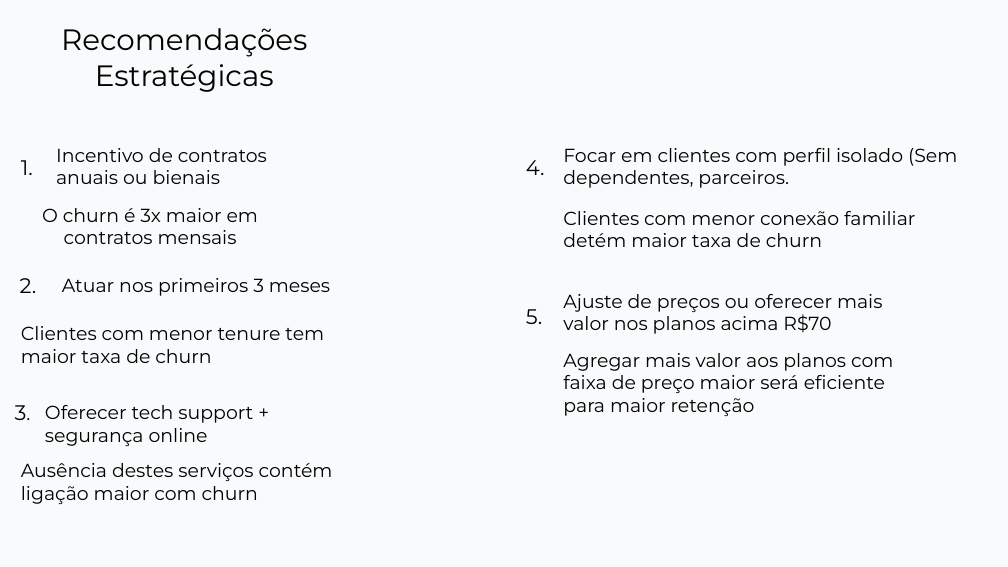
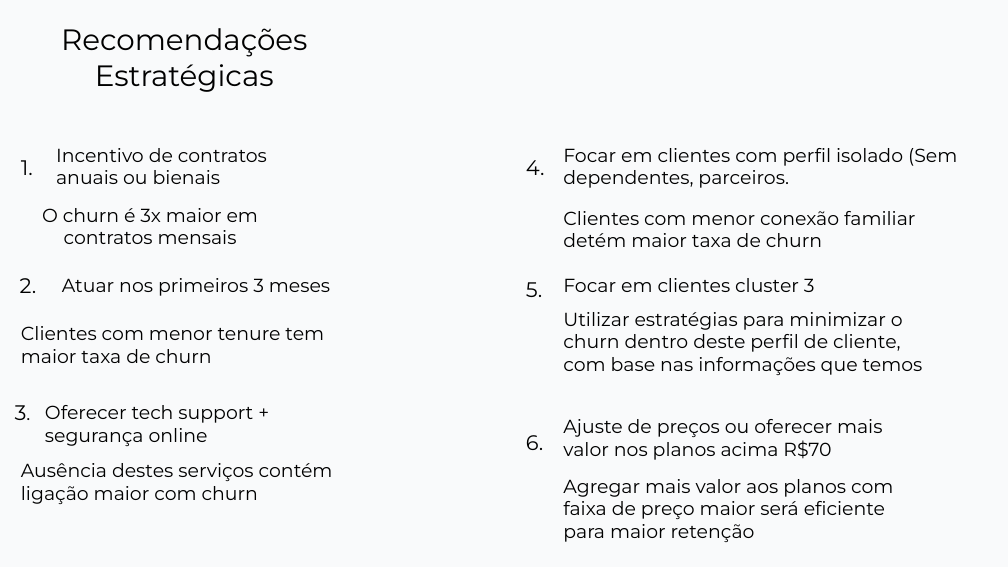
Before and after one commit to HenryDavid12/telco, a slide deck: slide 13 of Apresentação/Apresentação_Telco.pptx (slide 12 before the commit). Drawn at 1008x567 pixels with LibreOffice and Linux fonts; fonts in the diff are those of the drawing. Boxes give left, top, right and bottom in pixels: in the first picture for what was removed or moved away, otherwise in the second. Text is boxed around its words. In the diff, an @@ line names an element or a change of style, - is before the commit and + after.

```diff
--- a/Apresentação/Apresentação_Telco.pptx
+++ b/Apresentação/Apresentação_Telco.pptx
@@ text "5.": place and size @@
-text "5." at bbox=[526, 309, 542, 324]
+text "5." at bbox=[526, 282, 542, 297]
@@ text added at bbox=[563, 278, 815, 292], 18 pt, text #000000 @@
+Focar em clientes cluster 3
@@ text added at bbox=[563, 312, 923, 375], 18 pt, text #000000 @@
+Utilizar estratégias para minimizar o churn dentro deste perfil de cliente, com base nas informações que temos
@@ text "Ajuste de preços ou oferecer ...": place and size @@
-text "Ajuste de preços ou oferecer ..." at bbox=[563, 294, 883, 334]
+text "Ajuste de preços ou oferecer ..." at bbox=[563, 419, 883, 460]
@@ text added at bbox=[526, 435, 543, 450], 20 pt, text #000000 @@
+6.
@@ text "Agregar mais valor aos planos ...": place and size @@
-text "Agregar mais valor aos planos ..." at bbox=[563, 353, 893, 416]
+text "Agregar mais valor aos planos ..." at bbox=[563, 479, 893, 542]
```
Also in this commit, not shown: 1 slide added, 12 other files.
